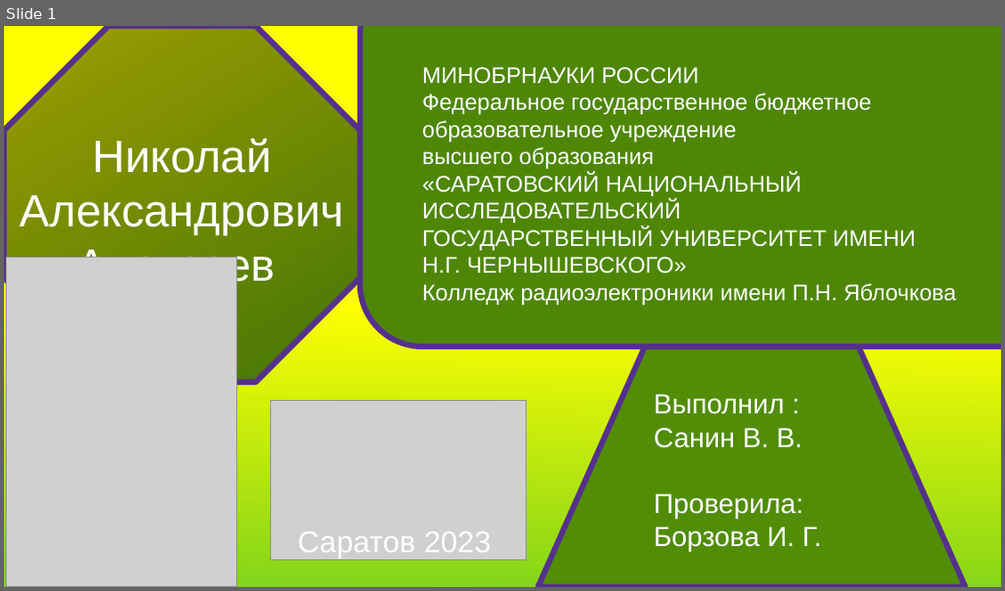
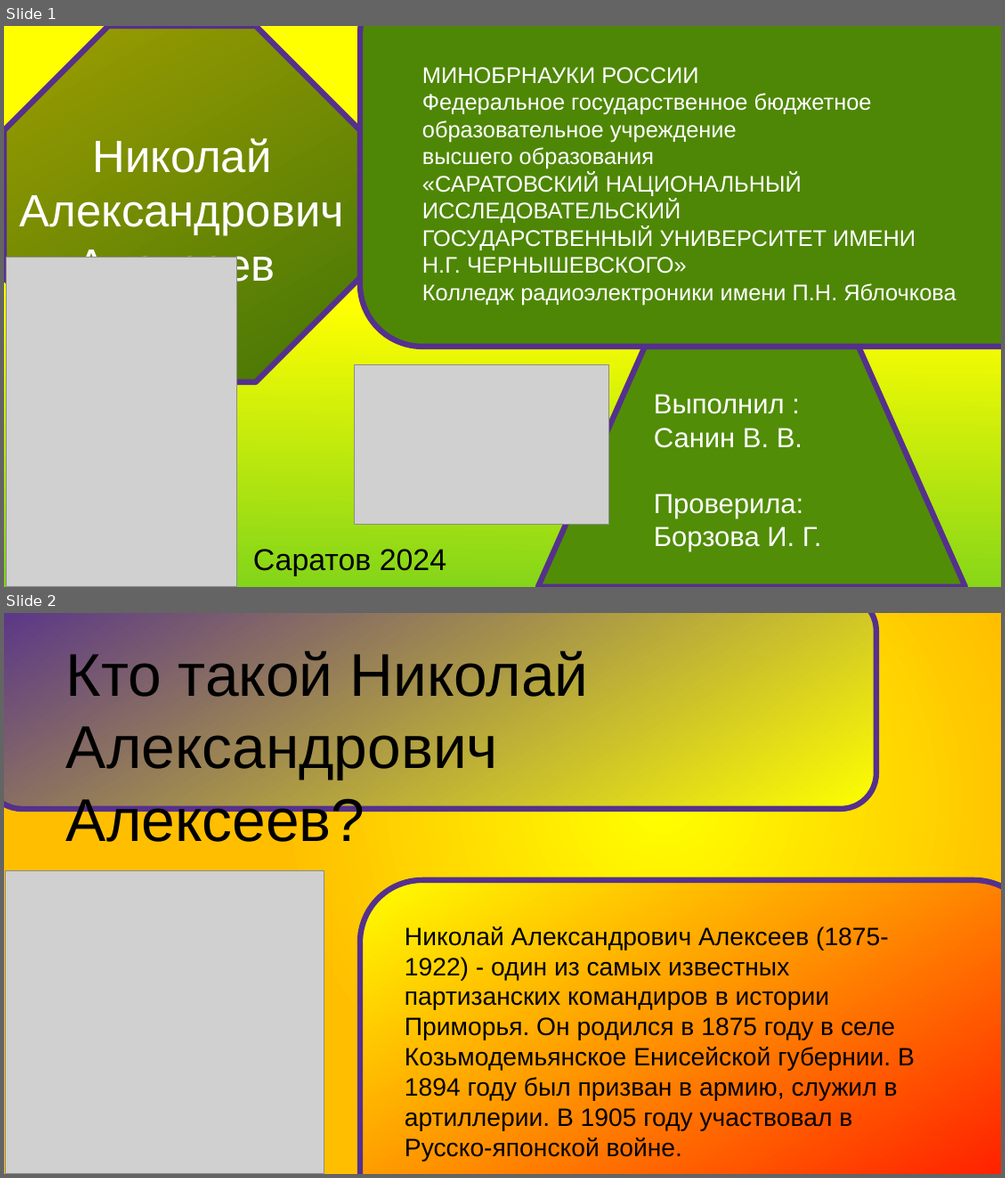
Before and after one commit to Vladsanin777/histori, a slide deck: Без имени 1.odp. Shown one above the other, each under a label of ours: slide 1 before the commit, slides 1 and 2 after it. The pictures are 1005x591 and 1005x1178 pixels, drawn with LibreOffice and Linux fonts; fonts in the diff are those of the drawing; grey boxes stand for pictures. Boxes give left, top, right and bottom in pixels: in the first picture for what was removed or moved away, otherwise in the second. Text is boxed around its words. In the diff, an @@ line names an element or a change of style, - is before the commit and + after.

```diff
--- a/Без имени 1.odp
+++ b/Без имени 1.odp
@@ slide 2 added at (4, 613, 1001, 1174), background gradient #FFFF00 to #FFBF00 @@
@@ rounded rectangle added at (4, 613, 876, 809), fill gradient #55308D to #FFFF00, outline #55308D 4.51 pt @@
@@ text added at (66, 651, 588, 852), 48 pt, text #000000 @@
+Кто такой Николай Александрович Алексеев?
@@ picture added at (6, 871, 325, 1174) @@
@@ rounded rectangle added at (360, 880, 1001, 1174), fill gradient #FFFF00 to #FF0000, outline #55308D 4.51 pt @@
@@ text added at (404, 926, 914, 1161), 20 pt, text #000000 @@
+Николай Александрович Алексеев (1875-1922) - один из самых известных партизанских командиров в истории Приморья. Он родился в 1875 году в селе Козьмодемьянское Енисейской губернии. В 1894 году был призван в армию, служил в артиллерии. В 1905 году участвовал в Русско-японской войне.
@@ slide 1 changed as well @@
@@ picture: place and size @@
-picture at (271, 401, 526, 561)
+picture at (354, 364, 609, 524)
@@ text at (253, 548, 446, 575): text changed; text colour #FFFFFF to #000000 @@
-Саратов 2023
+Саратов 2024
```
Also in this commit, not shown: 14 other slides added, 5 slides removed, 1 other file.
